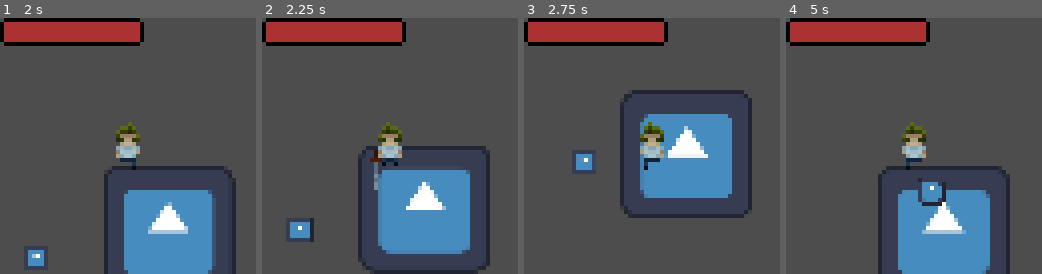
Above: before the commit, frames 1-4 (left to right).
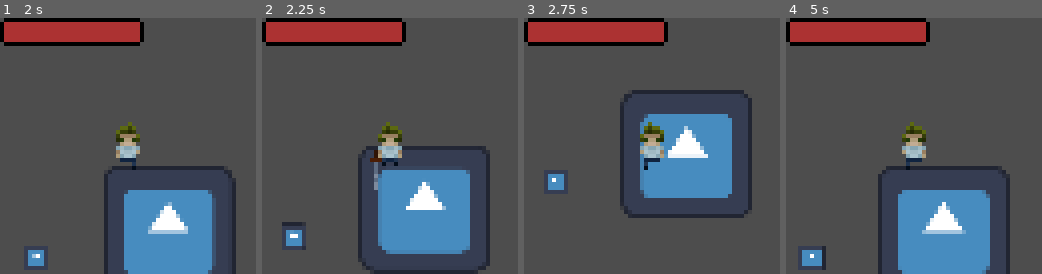
Above: after the commit, the same moments.

Repository: GaetanoRe/GroceryQuest
Game: Godot game, scene res://scenes/UI/main_menu.tscn
The game is run twice, just before and just after one commit, with the same random seed, the same clock (stepped at 60 frames per second) and the same inputs. The engine's default icon, where the game draws it, is replaced by a stand-in: a white triangle on a blue panel in a dark square.
Inputs (mouse positions are in pixels of both pictures, inside the frame that each line leads up to):
- Up to frame 1 (2 s): click "play" at 0.5 s; tap Enter at 1.25 s; move the mouse to (184, 133) at 1.27 s; press the mouse at (184, 133) at 1.28 s; hold D (walk_right) from 1.28 s (still down)
- Up to frame 2 (2.25 s): move the mouse to (338, 158) at 2.02 s; release D (walk_right) at 2.03 s; release the mouse at (338, 158) at 2.03 s; hold S (walk_down) from 2.03 s (still down); click (338, 158) at 2.1 s
- Up to frame 3 (2.75 s): keep holding S (walk_down)
- Up to frame 4 (5 s): move the mouse to (939, 89) at 2.77 s; release S (walk_down) at 2.78 s; press the mouse at (939, 89) at 2.78 s; hold D (walk_right) 2.78-3.53 s; move the mouse to (901, 197) at 3.52 s; release the mouse at (901, 197) at 3.53 s; hold W (walk_up) 3.53-4.28 s; click (901, 197) at 3.6 s; move the mouse to (990, 184) at 4.27 s; press the mouse at (990, 184) at 4.28 s; hold A (walk_left) from 4.28 s (still down)

Frame 1 is identical in both runs. In frame 2, 0.9% of the frame differs, in the area x 7-21%, y 78-91%; in frame 3, 0.8%; in frame 4, 1.2%, in the area x 6-63%, y 62-99%.
Error after the commit: Parse Error: The function signature doesn't match the parent. Parent signature is "deal_with_damage(int, int) -> Variant". (res://scenes/enemy.gd:40)

Commit message:
I have made some improvements to combat'

Diff:
--- /dev/null
+++ b/body.gd
@@ -0,0 +1,28 @@
+extends CharacterBody2D
+
+class_name Body
+
+var health = 100
+var speed : float = 27.0
+var current_dir = "none"
+var knockback_velocity
+var knockback_time : float = 0.2
+var knockback_timer : float = 0.0
+var knockback_strength : float
+var knockback_resistence : float
+
+
+func deal_with_damage(dam : int, knock : int):
+	health -= dam
+	# Apply knockback
+	match current_dir:
+		"up":
+			knockback_velocity = Vector2(0, 1) * 100
+		"down":
+			knockback_velocity = Vector2(0, -1) * 100
+		"left":
+			knockback_velocity = Vector2(1, 0) * 100
+		"right":
+			knockback_velocity = Vector2(-1, 0) * 100
+
+	knockback_timer = knockback_time
--- a/scenes/enemy.gd
+++ b/scenes/enemy.gd
@@ -1,13 +1,12 @@
-extends CharacterBody2D
+extends Body
 
-var speed = 100
 var player_chase = false
 var player = null
-var health = 100
 var player_in_range = false
 var can_take_damage = true
 
-
+func _ready():
+	knockback_strength = 200
 
 func _physics_process(delta):
 	if player_chase:
--- a/scenes/enemy.tscn
+++ b/scenes/enemy.tscn
@@ -15,7 +15,7 @@
 [sub_resource type="RectangleShape2D" id="RectangleShape2D_xe6si"]
 size = Vector2(4, 4)
 
-[node name="Enemy" type="CharacterBody2D"]
+[node name="Enemy" type="CharacterBody2D" groups=["enemy"]]
 script = ExtResource("1_uxv53")
 metadata/_edit_group_ = true
 
--- a/scripts/Global.gd
+++ /dev/null
@@ -1,3 +0,0 @@
-extends Node
-
-var player_current_attack = false
--- a/scripts/player/player.gd
+++ b/scripts/player/player.gd
@@ -1,18 +1,15 @@
-extends CharacterBody2D
+extends Body
 
 class_name Player
-
-const SPEED : float = 27.0
 
 #Combat variables
 @onready var weapon = $Weapon
 @onready var animation_player = $AnimationPlayer
+
+
 var enemy_in_range = false
 var enemy_attack_cooldown = true
-var health = 100
 var player_alive = true
-var current_dir = "none"
-var attack_ip = false
 
 var spawn_loc : Vector2
 
@@ -20,18 +17,25 @@
 signal hurt
 
 func _ready():
+	knockback_resistence = 100
+	knockback_strength = 200
 	spawn_loc = Vector2.ZERO
 
 func _process(delta):
 	pass
 
 func _physics_process(delta):
-
 	var direction = Input.get_vector("walk_left", "walk_right", "walk_up", "walk_down")
 
-	velocity.x = direction.x * SPEED
-	velocity.y = direction.y * SPEED
+	# Apply normal movement if not in knockback
+	if knockback_timer <= 0:
+		velocity.x = direction.x * speed
+		velocity.y = direction.y * speed
+	else:
+		knockback_timer -= delta
+		velocity = knockback_velocity
 
+	# Handle animations
 	if Input.is_action_pressed("walk_up"):
 		current_dir = "up"
 		animation_player.play("walk_up")
@@ -47,108 +51,36 @@
 	else:
 		animation_player.play("idle_" + current_dir)
 
-	#attack()
-	enemy_attack(10)
+	# Move the player
 	move_and_slide()
 
 	if health <= 0:
-		player_alive = false #add death screen and respawn here
+		player_alive = false # Add death screen and respawn here
 		health = 0
 		print("player has been killed")
 		var main_scene = load("res://scenes/main_scene.tscn")
 		get_tree().change_scene_to_packed(main_scene)
 
-#func player_animation(movement):
-	#var dir = current_dir
-	#var anim = $character_sprite
-	#var weapon_pos :  Vector2
-	#
-	##Animation for left and right
-	#if dir == "right":
-		#weapon_pos = Vector2(3, 0)
-		#weapon.global_rotation = 0
-		#anim.flip_h = false
-		#if movement == 1:
-			#anim.play("side_walk")
-		#elif movement == 0:
-			#anim.play("side_idle")
-			#
-	#if dir == "left":
-		#weapon_pos = Vector2(-3,0)
-		#weapon.global_rotation = 180
-		#anim.flip_h = true
-		#if movement == 1:
-			#anim.play("side_walk")
-		#elif movement == 0:
-			#anim.play("side_idle")
-			#
-	#if dir == "up":
-		#weapon_pos = Vector2(0, -3)
-		#weapon.global_rotation = -90
-		#if movement == 1:
-			#anim.play("walk_up")
-		#elif movement == 0:
-			#anim.play("up_idle")
-			#
-	#if dir == "down":
-		#weapon_pos = Vector2(0, 3)
-		#weapon.global_rotation = 90
-		#if movement == 1:
-			#anim.play("walk_down")
-		#elif movement == 0:
-			#anim.play("down_idle")
-	#weapon.global_position = Vector2(anim.global_position.x + weapon_pos.x, anim.global_position.y + weapon_pos.y)
-	#
-
-func enemy_attack(dam : int):
-	if enemy_in_range and enemy_attack_cooldown == true:
-		health = health - dam
-		enemy_attack_cooldown = false
-		$AttackCooldown.start()
-		print(health)
-
+func deal_with_damage(dam : int, knock : int):
+	super(dam, knock)
+	$AttackCooldown.start()
+	print(health)
 
 func _on_attack_cooldown_timeout():
 	enemy_attack_cooldown = true
 
-#func attack():
-	#var dir = current_dir
-
-	#started input for attack 8/6/24
-	#if Input.is_action_pressed("attack"):
-		#global.player_current_attack = true
-		#attack_ip = true
-		#if dir == "right":
-			#$melee_weapons/sword_side.visible = true
-			#$deal_attack_timer.start()
-		#if dir == "left":
-			#$melee_weapons/sword_left.visible = true
-			#$deal_attack_timer.start()
-		#if dir == "up":
-			#$melee_weapons/sword_up.visible = true
-			#$deal_attack_timer.start()
-		#if dir == "down":
-			#$melee_weapons/sword_down.visible = true
-			#$deal_attack_timer.start()
-			#
-
 
 func _on_player_hurtbox_body_entered(body):
-	if body.has_method("enemy"):
+	if body.is_in_group("enemy"):
 		enemy_in_range = true
+		deal_with_damage(10, body.knockback_strength - knockback_resistence)
 
 
 func _on_player_hurt4box_body_exited(body):
-	if body.has_method("enemy"):
+	if body.is_in_group("enemy"):
 		enemy_in_range = false
 
 
 
 func _on_deal_attack_timer_timeout():
 	$deal_attack_timer.stop()
-	#$melee_weapons/sword_up.visible = false
-	#$melee_weapons/sword_side.visible = false
-	#$melee_weapons/sword_down.visible = false
-	#$melee_weapons/sword_left.visible = false
-	#global.player_current_attack = false
-	#attack_ip = false
--- a/scripts/player/weapon.gd
+++ b/scripts/player/weapon.gd
@@ -29,14 +29,12 @@
 	if(weapon_data):
 		if(Input.is_action_just_pressed("attack")):
 			sprite.show()
-			global.player_current_attack = true
 			if(weapon_data.type == 0):
 				sprite.play("swing_left")
 			attack_timer.start()
-			hitbox.set_deferred("Disabled", false)
+			hitbox_col.disabled = false
 			await attack_timer.timeout
-			hitbox.set_deferred("Disabled",true)
-			global.player_current_attack = false
+			hitbox_col.disabled = true
 			sprite.hide()
 
 # Function will be called when game starts with weapon and will be called when player gets new weapon
@@ -54,5 +52,5 @@
 	add_child(sprite)
 	add_child(hitbox)
 	hitbox.add_to_group("player_weapons")
-	hitbox.set_deferred("Disabled",true)
+	hitbox_col.disabled = true
 	sprite.hide()
